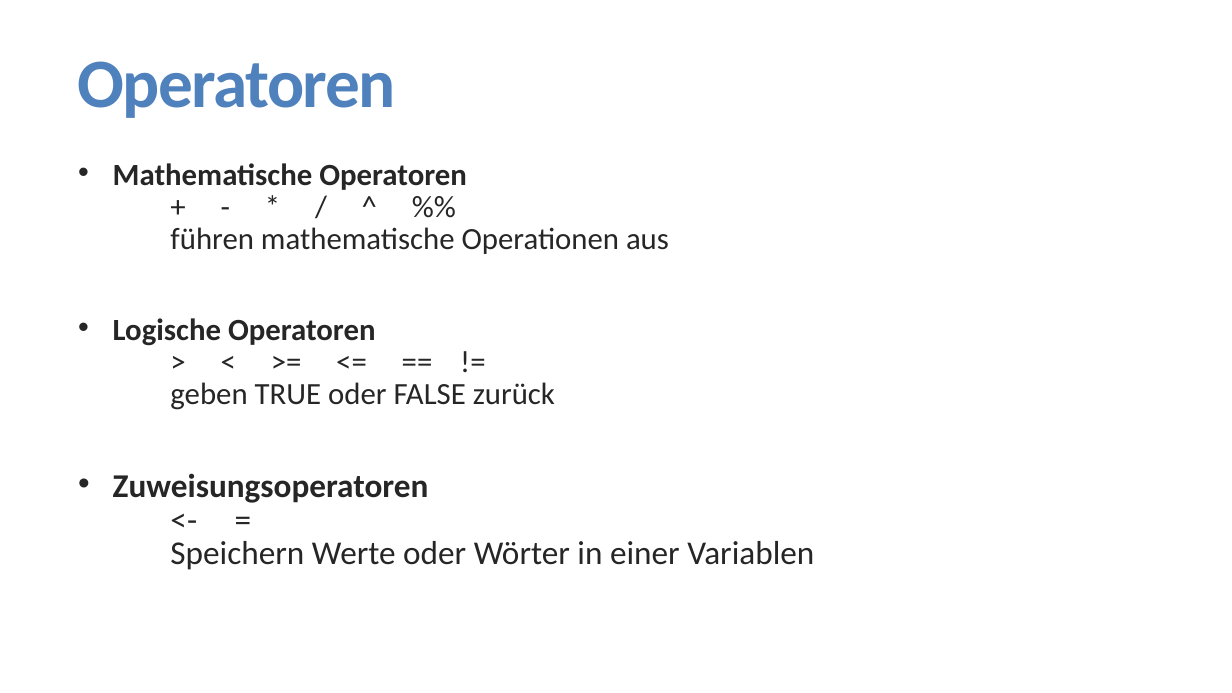
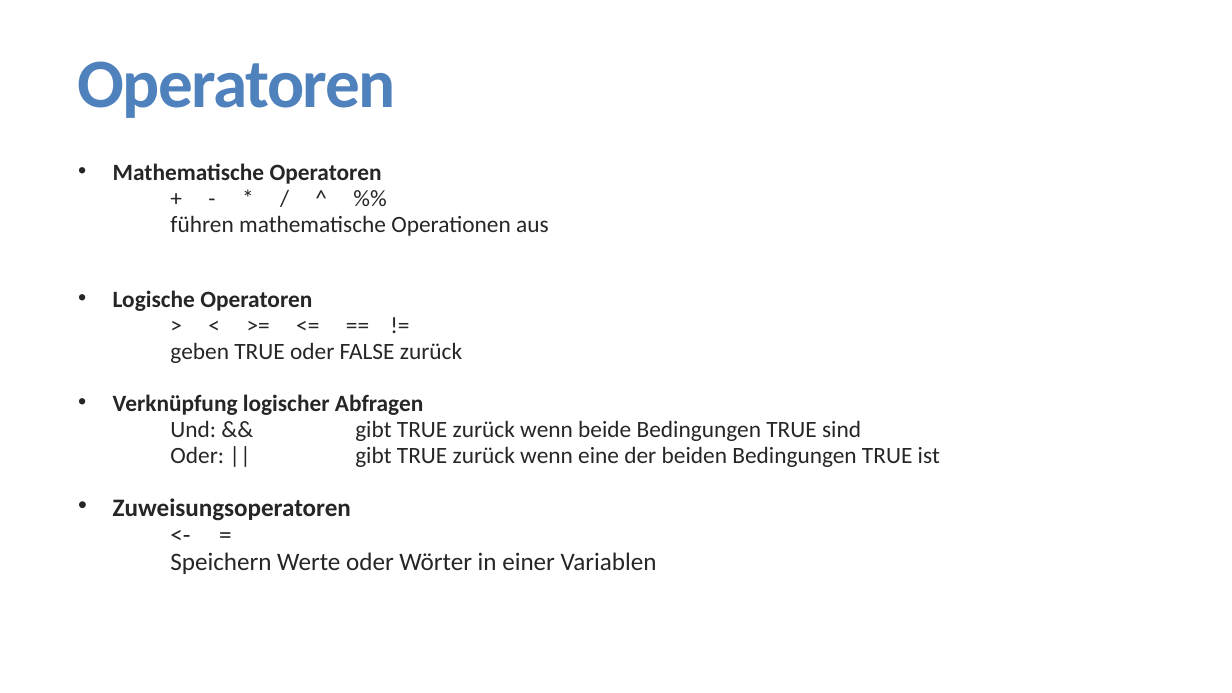
Before and after one commit to FlorianKeppeler/RKurs, a slide deck: slide 12 of Präsentationen/Einführung in R.pptx. Drawn at 1232x693 pixels with LibreOffice and Linux fonts; fonts in the diff are those of the drawing. Boxes give left, top, right and bottom in pixels: in the first picture for what was removed or moved away, otherwise in the second. Text is boxed around its words. In the diff, an @@ line names an element or a change of style, - is before the commit and + after.

```diff
--- a/Präsentationen/Einführung in R.pptx
+++ b/Präsentationen/Einführung in R.pptx
@@ text at (113,163,657,574): size 24.1 to 18.2 pt in "Mathematische Operatoren", "+ - * / ^ %%", "führen mathematische Operationen aus", "Logische Operatoren" and 2 more places; size 25.9 to 19.6 pt in "Zuweisungsoperatoren", "<- =", "Speichern Werte oder Wörter in einer Variablen" @@
@@ text at (113,394,940,467): paragraphs added @@
+  • Verknüpfung logischer Abfragen
+  Und: && gibt TRUE zurück wenn beide Bedingungen TRUE sind
+  Oder: || gibt TRUE zurück wenn eine der beiden Bedingungen TRUE ist
```
Also in this commit, not shown: 4 other slides changed, 1 slide added, 2 other files.
